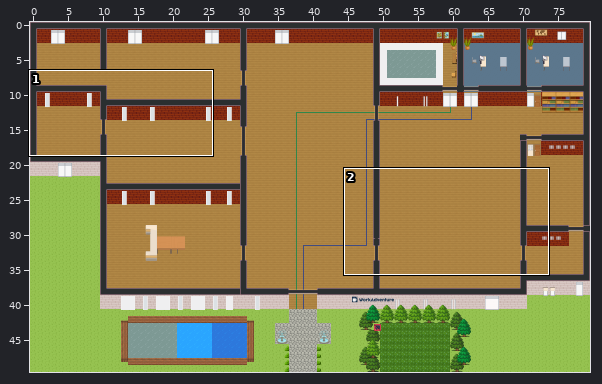
One commit to this Tiled map (JSON): map.tmj. Above, an overview of the earlier version with the close-up marked.
Close-up. Earlier state:
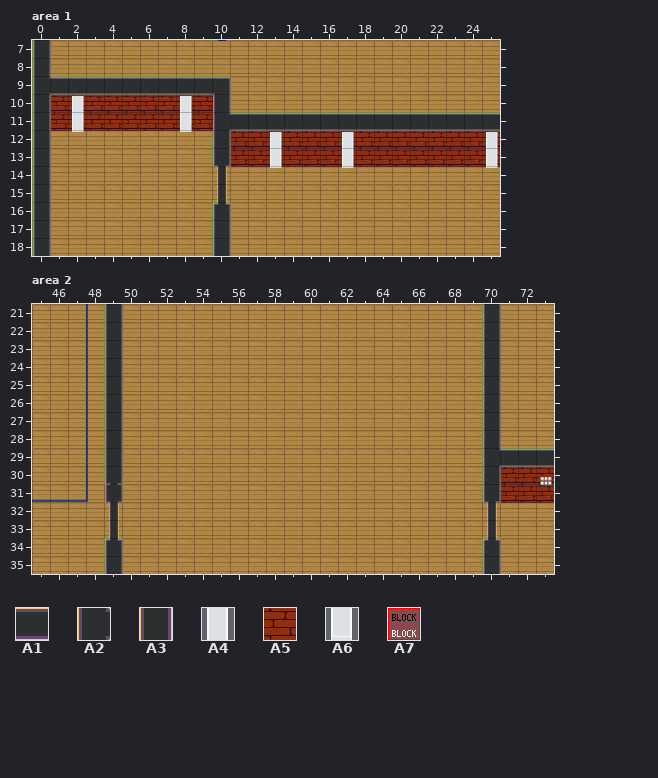
Cells are 32x32 px. Shown: area 1 x 0..25, y 7..18; area 2 x 45..73, y 21..35. The commit also changed other parts of the map, which this record leaves out.
Key: from "WA_Room_Builder": A1 94, A2 108, A3 193, A4 278, A5 285, A6 303; from "WA_Special_Zones": A7 2.
__ is an empty cell.
Layers that did not change in this view are not listed.
Layer "collisions" before, area 1, first column x 0:
 8 A7 __ __ __ __ __ __ __ __ __ __ __ __ __ __ __ __
 9 A7 A7 A7 A7 A7 A7 A7 A7 A7 A7 A7 __ __ __ __ __ __
10 A7 A7 A7 A7 A7 A7 A7 A7 A7 A7 A7 __ __ __ __ __ __
11 A7 A7 A7 A7 A7 A7 A7 A7 A7 A7 A7 A7 A7 A7 A7 A7 A7
12 A7 __ __ __ __ __ __ __ __ __ A7 A7 A7 A7 A7 A7 A7
13 A7 __ __ __ __ __ __ __ __ __ A7 A7 A7 A7 A7 A7 A7
14 A7 __ __ __ __ __ __ __ __ __ __ __ __ __ __ __ __
15 A7 __ __ __ __ __ __ __ __ __ __ __ __ __ __ __ __
16 A7 __ __ __ __ __ __ __ __ __ A7 __ __ __ __ __ __
Layer "walls Brique" before, area 1, first column x 0:
 8 __ __ __ __ __ __ __ __ __ __ __ __ __ __ __ __
 9 __ __ __ __ __ __ __ __ __ __ __ __ __ __ __ __
10 __ A5 A5 A5 A5 A5 A5 A5 A5 A5 __ __ __ __ __ __
11 __ A5 A5 A5 A5 A5 A5 A5 A5 A5 __ __ __ __ __ __
12 __ __ __ __ __ __ __ __ __ __ __ A5 A5 A5 A5 A5
13 __ __ __ __ __ __ __ __ __ __ __ A5 A5 A5 A5 A5
14 __ __ __ __ __ __ __ __ __ __ __ __ __ __ __ __
15 __ __ __ __ __ __ __ __ __ __ __ __ __ __ __ __
16 __ __ __ __ __ __ __ __ __ __ __ __ __ __ __ __
17 __ __ __ __ __ __ __ __ __ __ __ __ __ __ __ __
Layer "walls Menuiserie" before, area 1, first column x 0:
 8 __ __ __ __ __ __ __ __ __ __ __ __ __ __ __ __
 9 __ __ __ __ __ __ __ __ __ __ __ __ __ __ __ __
10 __ __ A4 __ __ __ __ __ A4 __ __ __ __ __ __ __
11 __ __ A6 __ __ __ __ __ A6 __ __ __ __ __ __ __
12 __ __ __ __ __ __ __ __ __ __ __ __ __ A4 __ __
13 __ __ __ __ __ __ __ __ __ __ __ __ __ A6 __ __
14 __ __ __ __ __ __ __ __ __ __ __ __ __ __ __ __
15 __ __ __ __ __ __ __ __ __ __ __ __ __ __ __ __
16 __ __ __ __ __ __ __ __ __ __ __ __ __ __ __ __
17 __ __ __ __ __ __ __ __ __ __ __ __ __ __ __ __
Layer "collisions" before, area 2, first column x 45:
21 __ __ __ __ A7 __ __ __ __ __ __ __ __ __ __ __ __ __ __ __ __ __ __ __ __ A7 __ __ __
22 __ __ __ __ A7 __ __ __ __ __ __ __ __ __ __ __ __ __ __ __ __ __ __ __ __ A7 __ __ __
23 __ __ __ __ A7 __ __ __ __ __ __ __ __ __ __ __ __ __ __ __ __ __ __ __ __ A7 __ __ __
24 __ __ __ __ A7 __ __ __ __ __ __ __ __ __ __ __ __ __ __ __ __ __ __ __ __ A7 __ __ __
25 __ __ __ __ A7 __ __ __ __ __ __ __ __ __ __ __ __ __ __ __ __ __ __ __ __ A7 __ __ __
26 __ __ __ __ A7 __ __ __ __ __ __ __ __ __ __ __ __ __ __ __ __ __ __ __ __ A7 __ __ __
27 __ __ __ __ A7 __ __ __ __ __ __ __ __ __ __ __ __ __ __ __ __ __ __ __ __ A7 __ __ __
28 __ __ __ __ A7 __ __ __ __ __ __ __ __ __ __ __ __ __ __ __ __ __ __ __ __ A7 __ __ __
29 __ __ __ __ A7 __ __ __ __ __ __ __ __ __ __ __ __ __ __ __ __ __ __ __ __ A7 A7 A7 A7
30 __ __ __ __ A7 __ __ __ __ __ __ __ __ __ __ __ __ __ __ __ __ __ __ __ __ A7 A7 A7 A7
Layer "walls Vue dessus" before, area 2, first column x 45:
21 __ __ __ __ A3 __ __ __ __ __ __ __ __ __ __ __ __ __ __ __ __ __ __ __ __ A3 __ __ __
22 __ __ __ __ A3 __ __ __ __ __ __ __ __ __ __ __ __ __ __ __ __ __ __ __ __ A3 __ __ __
23 __ __ __ __ A3 __ __ __ __ __ __ __ __ __ __ __ __ __ __ __ __ __ __ __ __ A3 __ __ __
24 __ __ __ __ A3 __ __ __ __ __ __ __ __ __ __ __ __ __ __ __ __ __ __ __ __ A3 __ __ __
25 __ __ __ __ A3 __ __ __ __ __ __ __ __ __ __ __ __ __ __ __ __ __ __ __ __ A3 __ __ __
26 __ __ __ __ A3 __ __ __ __ __ __ __ __ __ __ __ __ __ __ __ __ __ __ __ __ A3 __ __ __
27 __ __ __ __ A3 __ __ __ __ __ __ __ __ __ __ __ __ __ __ __ __ __ __ __ __ A3 __ __ __
28 __ __ __ __ A3 __ __ __ __ __ __ __ __ __ __ __ __ __ __ __ __ __ __ __ __ A3 __ __ __
The result:
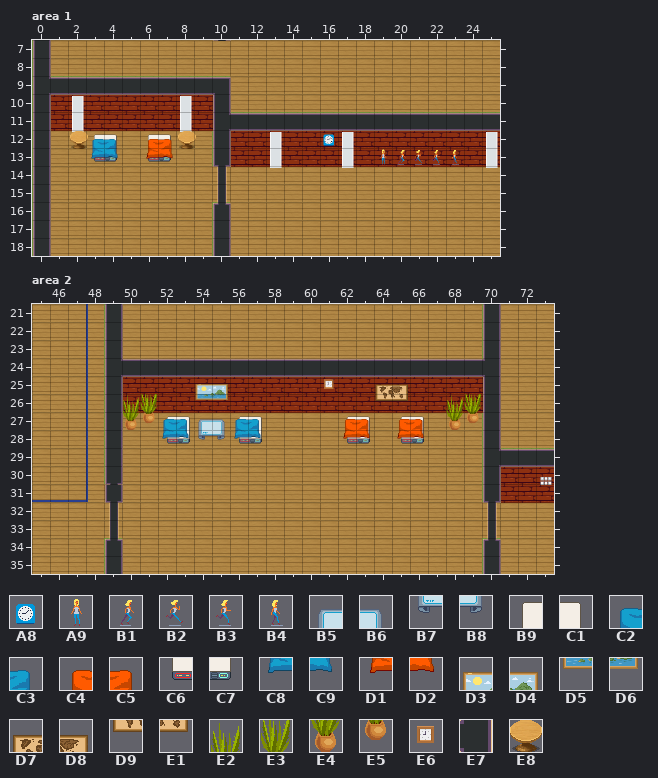
Further tiles: from "Divers": A8 95, A9 378, B1 379, B2 380, B3 381, B4 382; from "WA_CYBER": B5 159, B6 160, B7 180, B8 181, B9 195, C1 196, C2 197, C3 198, C4 199, C5 200, C6 216, C7 217, C8 218, C9 219, D1 220, D2 221; from "WA_Decoration": D3 6, D4 7, D5 18, D6 19, D7 30, D8 31, D9 42, E1 43, E2 75, E3 76, E4 87, E5 88; from "WA_Miscellaneous": E6 78; from "WA_Room_Builder": E7 158; from "WA_Tables": E8 143.
The edit:
{"where": "layer \"collisions\", area 1"}
{"y":12,"x":2,"old":"__","new":"A7"}
{"y":12,"x":8,"old":"__","new":"A7"}
{"where": "layer \"walls Brique\", area 1"}
{"y":12,"x":3,"old":"__ __","new":"B9 C1"}
{"y":12,"x":6,"old":"__ __","new":"B9 C1"}
{"y":13,"x":3,"old":"__ __","new":"C6 C7"}
{"y":13,"x":6,"old":"__ __","new":"C6 C7"}
{"where": "layer \"walls Menuiserie\", area 1"}
{"y":12,"x":3,"old":"__ __","new":"C2 C3"}
{"y":12,"x":6,"old":"__ __","new":"C4 C5"}
{"y":13,"x":3,"old":"__ __","new":"C8 C9"}
{"y":13,"x":6,"old":"__ __","new":"D1 D2"}
{"where": "layer \"Mobilier vue Haut\", area 1"}
{"y":12,"x":2,"old":"__","new":"E8"}
{"y":12,"x":8,"old":"__","new":"E8"}
{"where": "layer \"Plantes et Deco\", area 1"}
{"y":12,"x":16,"old":"__","new":"A8"}
{"y":13,"x":19,"old":"__ __ __ __ __","new":"A9 B1 B2 B3 B4"}
{"where": "layer \"collisions\", area 2"}
{"y":24,"x":50,"old":"__ __ __ __ __ __ __ __ __ __ __ __ __ __ __ __ __ __ __ __","new":"A7 A7 A7 A7 A7 A7 A7 A7 A7 A7 A7 A7 A7 A7 A7 A7 A7 A7 A7 A7"}
{"y":25,"x":51,"old":"__ __ __ __ __ __ __ __ __ __ __ __ __ __ __ __ __ __ __","new":"A7 A7 A7 A7 A7 A7 A7 A7 A7 A7 A7 A7 A7 A7 A7 A7 A7 A7 A7"}
{"y":26,"x":50,"old":"__ __ __ __ __ __ __ __ __ __ __ __ __ __ __ __ __ __ __ __","new":"A7 A7 A7 A7 A7 A7 A7 A7 A7 A7 A7 A7 A7 A7 A7 A7 A7 A7 A7 A7"}
{"where": "layer \"walls Brique\", area 2"}
{"y":25,"x":50,"old":"__ __ __ __ __ __ __ __ __ __ __ __ __ __ __ __ __ __ __ __","new":"A5 A5 A5 A5 A5 A5 A5 A5 A5 A5 A5 A5 A5 A5 A5 A5 A5 A5 A5 A5"}
{"y":26,"x":50,"old":"__ __ __ __ __ __ __ __ __ __ __ __ __ __ __ __ __ __ __ __","new":"A5 A5 A5 A5 A5 A5 A5 A5 A5 A5 A5 A5 A5 A5 A5 A5 A5 A5 A5 A5"}
{"where": "layer \"Mobilier vue Haut\", area 2"}
{"y":27,"x":52,"old":"__ __","new":"B9 C1"}
{"y":27,"x":56,"old":"__ __","new":"B9 C1"}
{"y":27,"x":62,"old":"__ __","new":"B9 C1"}
{"y":27,"x":65,"old":"__ __","new":"B9 C1"}
{"y":28,"x":52,"old":"__ __","new":"C6 C7"}
{"y":28,"x":56,"old":"__ __","new":"C6 C7"}
{"y":28,"x":62,"old":"__ __","new":"C6 C7"}
{"y":28,"x":65,"old":"__ __","new":"C6 C7"}
{"where": "layer \"Plantes et Deco\", area 2"}
{"y":25,"x":54,"old":"__ __","new":"D3 D4"}
{"y":25,"x":61,"old":"__","new":"E6"}
{"y":25,"x":64,"old":"__ __","new":"D7 D8"}
{"y":26,"x":50,"old":"__ __","new":"E2 E3"}
{"y":26,"x":54,"old":"__ __","new":"D5 D6"}
{"y":26,"x":64,"old":"__ __","new":"D9 E1"}
{"y":26,"x":68,"old":"__ __","new":"E2 E3"}
{"y":27,"x":50,"old":"__ __ __ __ __ __ __ __","new":"E4 E5 C2 C3 B5 B6 C2 C3"}
{"y":27,"x":62,"old":"__ __","new":"C4 C5"}
{"y":27,"x":65,"old":"__ __","new":"C4 C5"}
{"y":27,"x":68,"old":"__ __","new":"E4 E5"}
{"y":28,"x":52,"old":"__ __ __ __ __ __","new":"C8 C9 B7 B8 C8 C9"}
{"y":28,"x":62,"old":"__ __","new":"D1 D2"}
{"y":28,"x":65,"old":"__ __","new":"D1 D2"}
{"where": "layer \"walls Vue dessus\", area 2"}
{"y":24,"x":49,"old":"A3 __ __ __ __ __ __ __ __ __ __ __ __ __ __ __ __ __ __ __ __ A3","new":"A2 A1 A1 A1 A1 A1 A1 A1 A1 A1 A1 A1 A1 A1 A1 A1 A1 A1 A1 A1 A1 E7"}
{"label":"added","picture_box":[323,134,334,146]}
{"label":"added","picture_box":[70,131,118,162]}
{"label":"added","picture_box":[146,131,196,162]}
{"label":"added","picture_box":[380,149,459,165]}
{"label":"changed","picture_box":[121,359,485,444]}
